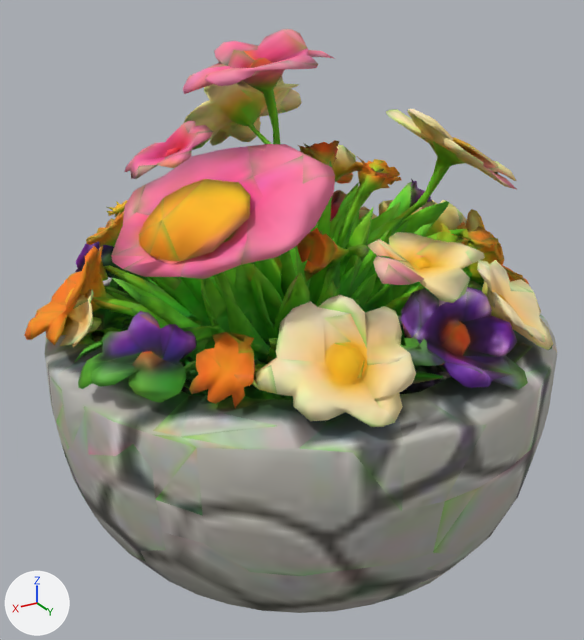
The glTF model public/models/scene/prop-planter.glb, before and after one commit.
Rendered twice from a 50 mm camera at (1.47, 2.4, 1.1) aimed at (0.04, 0.02, -0.09). The lights are fixed; the arrows at lower left show +X, +Y and +Z. The older version comes first. Vertices at exactly the same position are counted once.
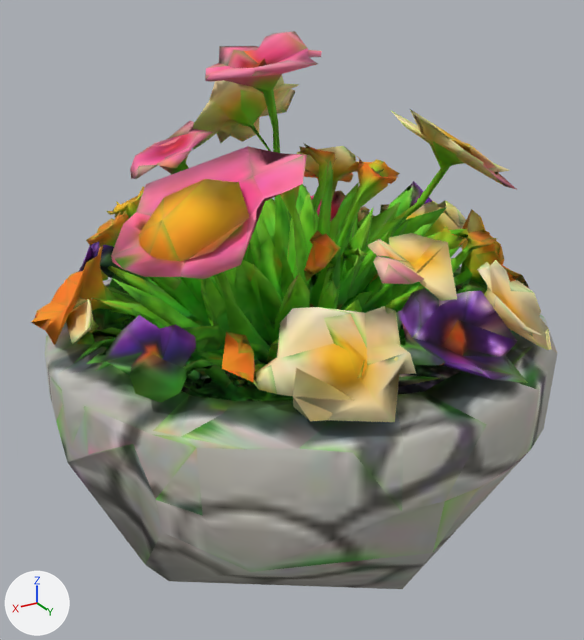
Changed parts and their boxes [x1, y1, x2, y2] in the pictures (584 x 640 px):
'Mesh_0', reshaped: before [24, 29, 557, 613]; after [31, 31, 557, 589]
part 1 of me_mesh_0, cut back (mostly hidden afterwards): before [24, 29, 557, 613]; after [227, 332, 246, 347]
part 2 of me_mesh_0, surface changed: after [293, 397, 310, 421]

What changed in the scene script:
```text
Change me_mesh_0:
    used by ob_mesh_0; location = (0.0, 0.0, 0.0)
    remove me_mesh_0.from_pydata(...)  # 14137 vertices, 29216 faces; spans x -0.96..0.95, y -0.93..0.93, z -0.93..0.92
    add me_mesh_0.from_pydata(...)  # 7967 vertices, 16833 faces; spans x -0.93..0.93, y -0.93..0.93, z -0.93..0.91
    me_mesh_0 part 1: 17 vertices moved within x -0.61..0.58, y -0.6..0.51, z -0.12..0.12; 6170 vertices removed from x -0.96..0.95, y -0.93..0.93, z -0.93..0.92
    me_mesh_0 part 2: 11 kept faces spanning x -0.58..0.49, y -0.5..0.78, z -0.13..0.26 get new texture (UV) coordinates
```
